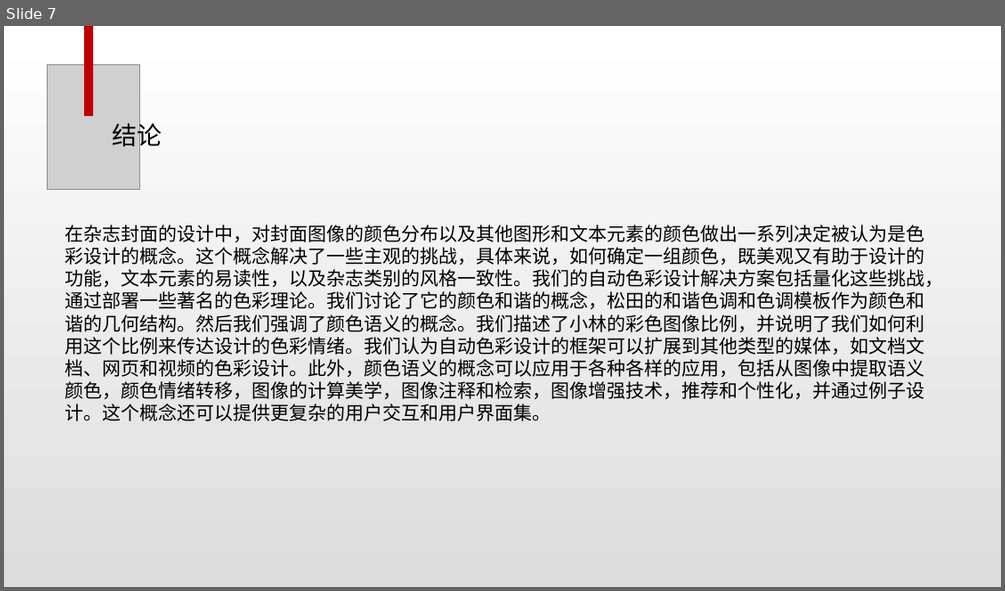
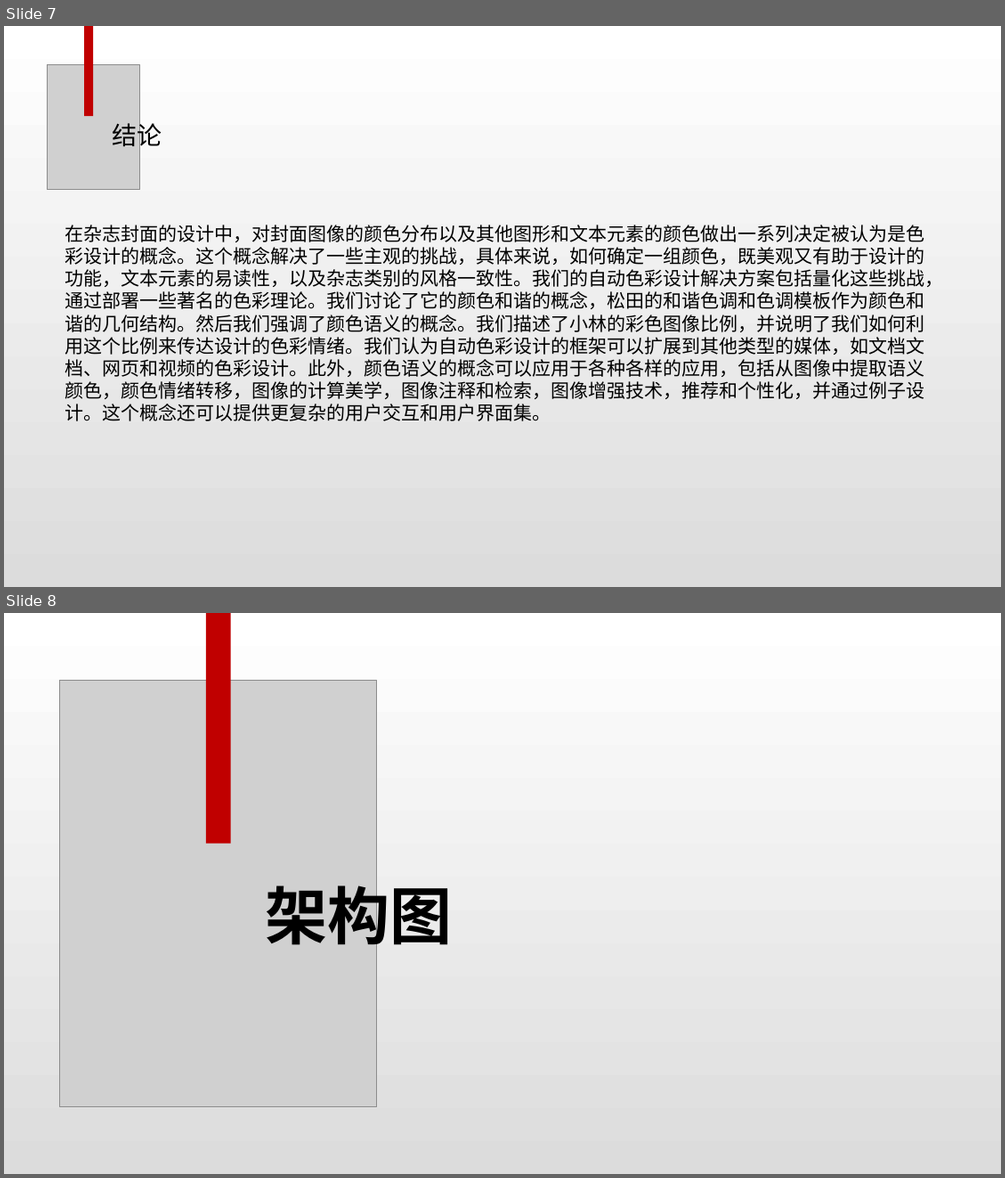
Before and after one commit to banzha/studyAI, a slide deck: week1/杂志封面颜色的自动设计.pptx. Shown one above the other, each under a label of ours: slide 7 before the commit, slides 7 and 8 after it. The pictures are 1005x591 and 1005x1178 pixels, drawn with LibreOffice and Linux fonts; fonts in the diff are those of the drawing; grey boxes stand for pictures. Boxes give left, top, right and bottom in pixels: in the first picture for what was removed or moved away, otherwise in the second. Text is boxed around its words. In the diff, an @@ line names an element or a change of style, - is before the commit and + after.

```diff
--- a/week1/杂志封面颜色的自动设计.pptx
+++ b/week1/杂志封面颜色的自动设计.pptx
@@ slide 8 added at <box>4,613,1001,1174</box>, background gradient #FFFFFF to #DCDCDC @@
@@ rectangle added at <box>206,613,231,844</box>, fill #C00000 @@
@@ picture added at <box>60,681,377,1107</box> @@
@@ text added at <box>266,876,453,954</box>, 60 pt, text #000000, bold @@
+架构图
```
Also in this commit, not shown: 2 other slides added, 1 other file.
